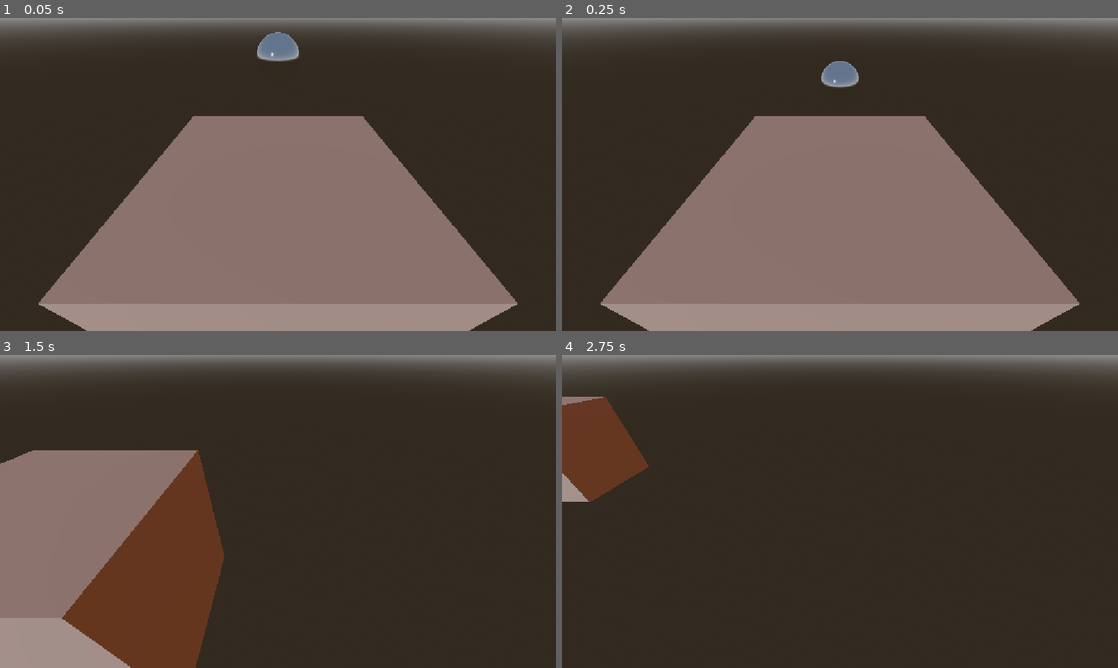
Above: before the commit, frames 1-4 (two rows, left to right).
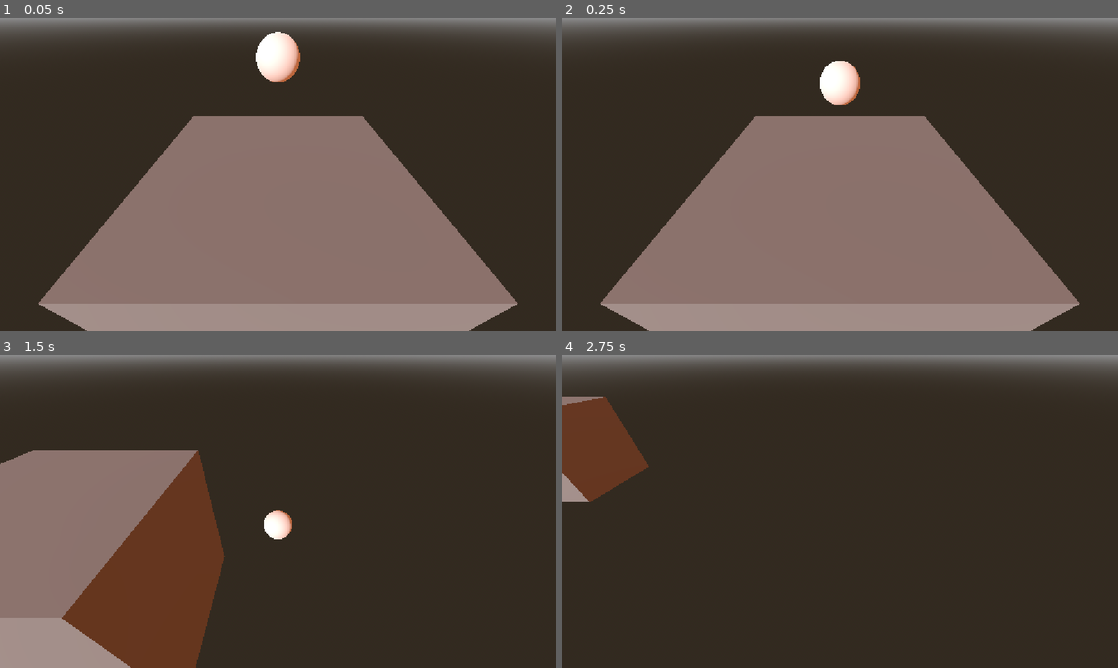
Above: after the commit, the same moments.

Repository: DestroyerMob/rolypoly
Game: Godot game, scene res://scenes/test_scene.tscn
Two runs of this game, one before a commit and one after it. Both use one fixed random seed, a clock stepped at 60 frames per second and the inputs below.
Inputs:
- Up to frame 1 (0.05 s): no input
- Up to frame 2 (0.25 s): no input
- Up to frame 3 (1.5 s): hold D (right) 0.53-1.28 s; tap Space (jump) at 0.6, 0.77, 1.07, 1.35 s; hold S (backward) from 1.28 s (still down)
- Up to frame 4 (2.75 s): tap Space (jump) at 1.52, 1.82, 2.1 s; release S (backward) at 2.03 s; hold D (right) from 2.03 s (still down)

The runs differ from the first frame. In frame 1, 1.0% of the frame differs, in the area x 46-54%, y 4-21%; in frame 2, 0.8%; in frame 3, 0.4%; in frame 4, nothing differs.

Commit message:
Added some roly poly stuff

Diff:
--- /dev/null
+++ b/materials/StandardBall.tres
@@ -0,0 +1,3 @@
+[gd_resource type="StandardMaterial3D" format=3 uid="uid://ds4do48th3p68"]
+
+[resource]
--- /dev/null
+++ b/packed_scenes/player.tscn
@@ -0,0 +1,21 @@
+[gd_scene format=3 uid="uid://djiilbxcqnx2h"]
+
+[ext_resource type="Script" uid="uid://dxsbgpvy6d2dv" path="res://scripts/player.gd" id="1_jbiuv"]
+[ext_resource type="Material" uid="uid://ds4do48th3p68" path="res://materials/StandardBall.tres" id="2_b454a"]
+
+[sub_resource type="SphereShape3D" id="SphereShape3D_b77r1"]
+
+[sub_resource type="SphereMesh" id="SphereMesh_b77r1"]
+
+[node name="Player" type="RigidBody3D" unique_id=1887833892]
+gravity_scale = 2.0
+script = ExtResource("1_jbiuv")
+
+[node name="CollisionShape3D" type="CollisionShape3D" parent="." unique_id=181200873]
+shape = SubResource("SphereShape3D_b77r1")
+debug_color = Color(0.36453402, 0.4798193, 1, 0.41960785)
+
+[node name="MeshInstance3D" type="MeshInstance3D" parent="CollisionShape3D" unique_id=1398664333]
+layers = 3
+material_override = ExtResource("2_b454a")
+mesh = SubResource("SphereMesh_b77r1")
--- /dev/null
+++ b/scenes/level_builder.tscn
@@ -0,0 +1,3 @@
+[gd_scene format=3 uid="uid://dohfdsgyakvk0"]
+
+[node name="LevelBuilder" type="Node3D" unique_id=1059189124]
--- a/scenes/test_scene.tscn
+++ b/scenes/test_scene.tscn
@@ -1,12 +1,7 @@
 [gd_scene format=3 uid="uid://b1xsrmop648n1"]
 
-[ext_resource type="Script" uid="uid://dxsbgpvy6d2dv" path="res://scripts/player.gd" id="1_g7g4h"]
 [ext_resource type="Script" uid="uid://djp4yg53u5qk6" path="res://scripts/camera.gd" id="1_j8ivh"]
-[ext_resource type="Material" uid="uid://cmmecjhylkj1j" path="res://materials/MetalBall.tres" id="3_nd71p"]
-
-[sub_resource type="SphereShape3D" id="SphereShape3D_b77r1"]
-
-[sub_resource type="SphereMesh" id="SphereMesh_b77r1"]
+[ext_resource type="PackedScene" uid="uid://djiilbxcqnx2h" path="res://packed_scenes/player.tscn" id="2_j8ivh"]
 
 [sub_resource type="BoxShape3D" id="BoxShape3D_vtqdj"]
 
@@ -31,19 +26,8 @@
 transform = Transform3D(1, 0, 0, 0, 0.7867442, 0.6172792, 0, -0.6172792, 0.7867442, 0, 3.3262951, 5.343068)
 script = ExtResource("1_j8ivh")
 
-[node name="Player" type="RigidBody3D" parent="." unique_id=481253934]
+[node name="Player" parent="." unique_id=1887833892 instance=ExtResource("2_j8ivh")]
 transform = Transform3D(1, 0, 0, 0, 1, 0, 0, 0, 1, 0, 2.542687, 0)
-gravity_scale = 2.0
-script = ExtResource("1_g7g4h")
-
-[node name="CollisionShape3D" type="CollisionShape3D" parent="Player" unique_id=1022840187]
-shape = SubResource("SphereShape3D_b77r1")
-debug_color = Color(0.36453402, 0.4798193, 1, 0.41960785)
-
-[node name="MeshInstance3D" type="MeshInstance3D" parent="Player/CollisionShape3D" unique_id=608695759]
-layers = 3
-material_override = ExtResource("3_nd71p")
-mesh = SubResource("SphereMesh_b77r1")
 
 [node name="Platform" type="StaticBody3D" parent="." unique_id=1334623333]
 
--- a/scripts/player.gd
+++ b/scripts/player.gd
@@ -2,13 +2,22 @@
 extends RigidBody3D
 
 @export var speed_force := 20.0
+@onready var collider := $CollisionShape3D
+
+var on_ground := false
+
+func _ready() -> void:
+	contact_monitor = true
+	max_contacts_reported = 8
 
 func _physics_process(delta: float) -> void:
 	var input := Input.get_vector(
 		"left", "right", "forward", "backward"
 	)
 
-	if Input.is_action_just_pressed("jump"):
+	on_ground = get_colliding_bodies().has($"../Platform")
+
+	if Input.is_action_just_pressed("jump") and on_ground:
 		apply_central_impulse(Vector3.UP * 7.0)
 
 	var direction := Vector3(input.x, 0.0, input.y)
